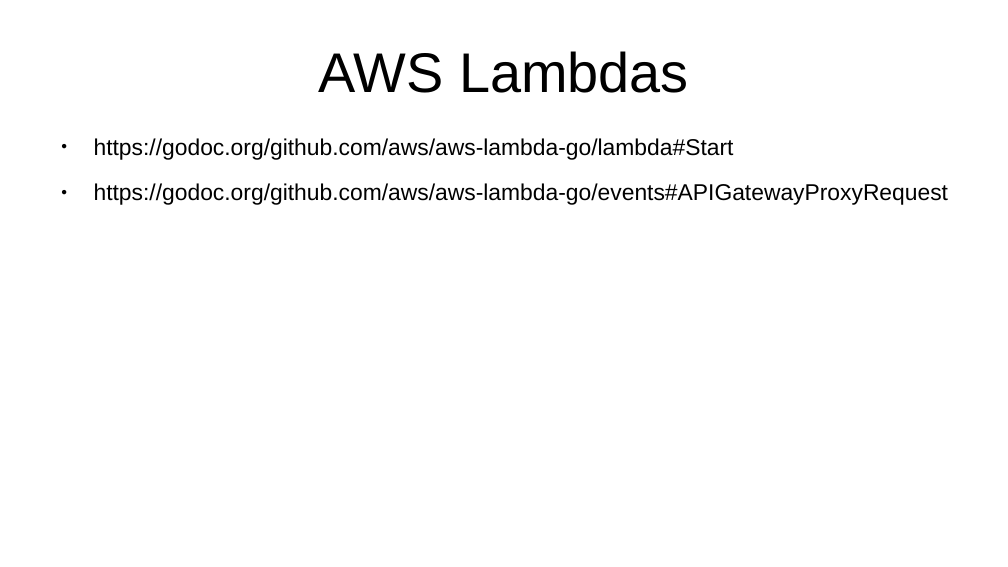
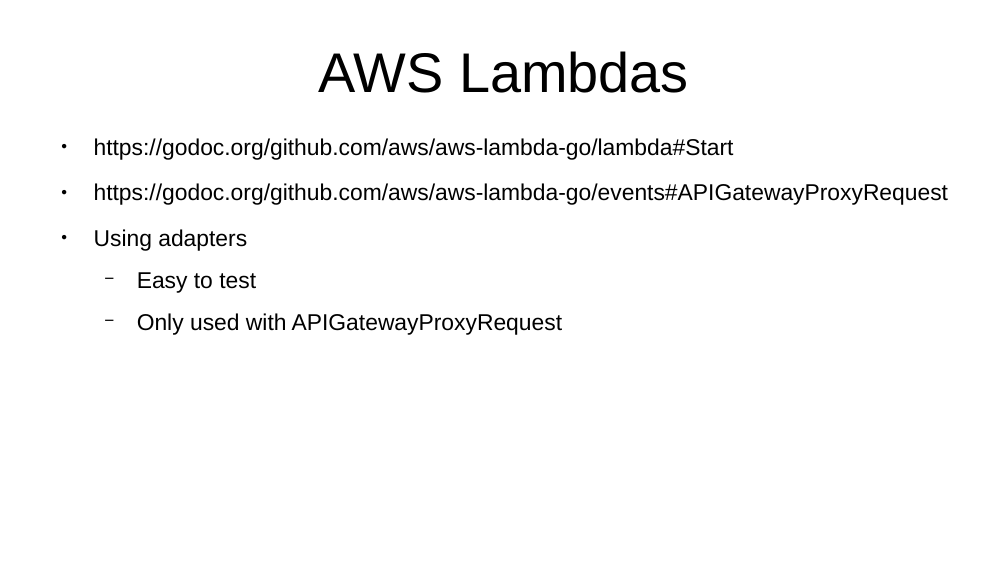
Before and after one commit to axis-go-course/spiderman, a slide deck: slide 11 of presentation.odp. Drawn at 1008x567 pixels with LibreOffice and Linux fonts; fonts in the diff are those of the drawing. Boxes give left, top, right and bottom in pixels: in the first picture for what was removed or moved away, otherwise in the second. Text is boxed around its words. In the diff, an @@ line names an element or a change of style, - is before the commit and + after.

Commit message:
Add lambda example

```diff
--- a/presentation.odp
+++ b/presentation.odp
@@ text at (94,229,562,335): paragraphs added @@
+● Using adapters
+  − Easy to test
+  − Only used with APIGatewayProxyRequest
```
Also in this commit, not shown: 1 other slide changed, 1 other file.
